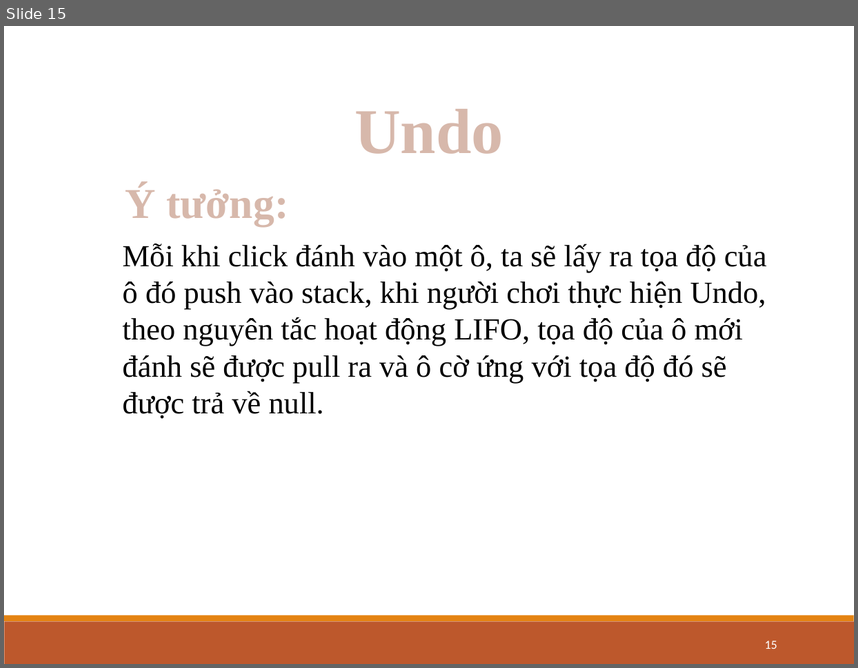
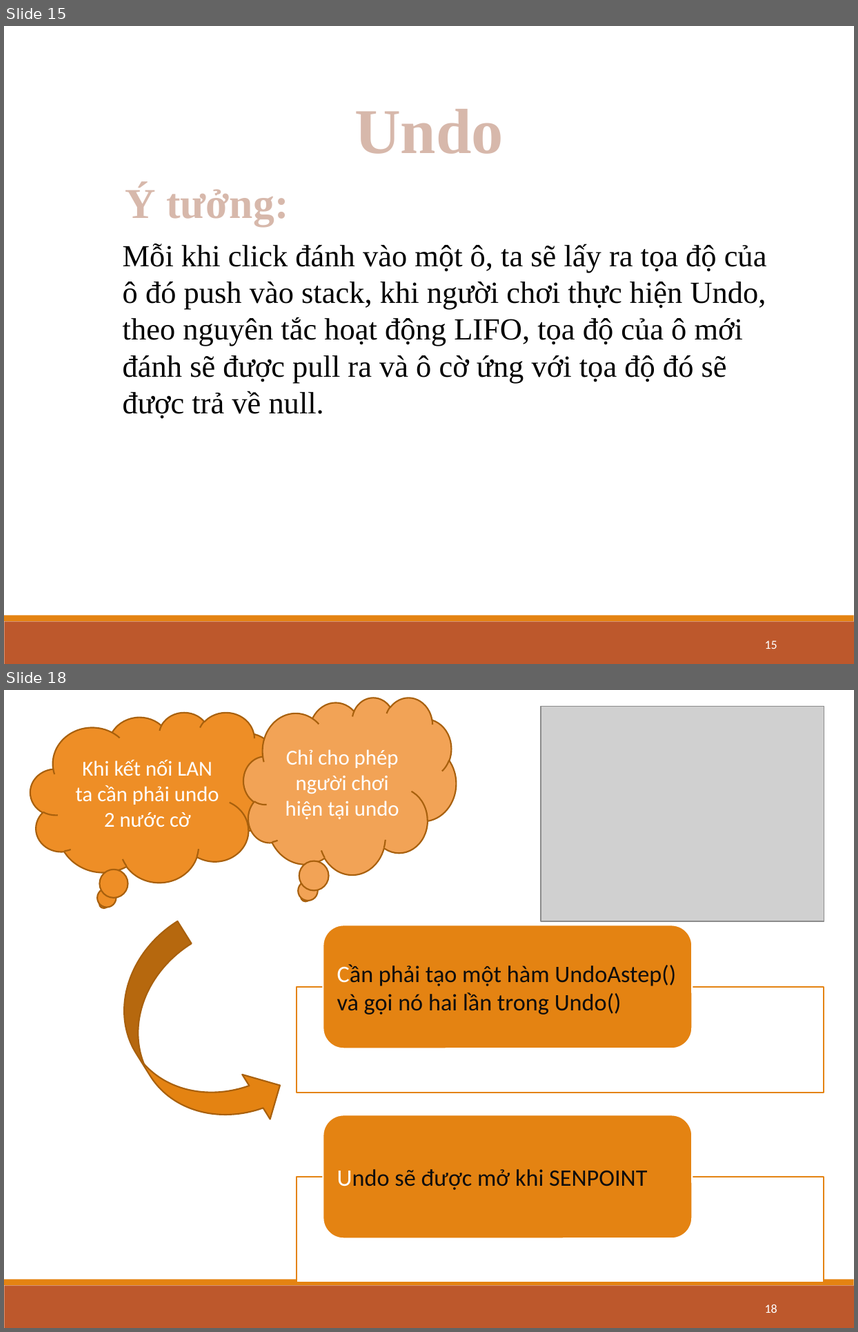
Before and after one commit to DIEMVO/doan1, a slide deck: Báo cáo Đồ án 1 - Game Caro (LAN).pptx. Shown one above the other, each under a label of ours: slide 15 before the commit, slides 15 and 18 after it; the slides between them are not shown. The pictures are 858x668 and 858x1332 pixels, drawn with LibreOffice and Linux fonts; fonts in the diff are those of the drawing; grey boxes stand for pictures. Boxes give left, top, right and bottom in pixels: in the first picture for what was removed or moved away, otherwise in the second. Text is boxed around its words. In the diff, an @@ line names an element or a change of style, - is before the commit and + after.

```diff
--- a/Báo cáo Đồ án 1 - Game Caro (LAN).pptx
+++ b/Báo cáo Đồ án 1 - Game Caro (LAN).pptx
@@ slide 18 added at <box>4,690,854,1328</box>, background #FFFFFF; not listed: 2 template elements that a slide beside it also shows @@
@@ thought cloud added at <box>243,698,456,874</box>, fill #F2A356, outline #A9610D 1.25 pt, 18 pt, text #FFFFFF @@
+Chỉ cho phép người chơi hiện tại undo
@@ picture added at <box>540,706,824,921</box> @@
@@ thought cloud added at <box>30,712,282,882</box>, fill #EE8E26, outline #A9610D 1.25 pt, 18 pt, text #FFFFFF @@
+Khi kết nối LAN ta cần phải undo 2 nước cờ
@@ curved right arrow added at <box>88,921,294,1163</box>, fill #E48312, outline #A9610D 1.25 pt @@
@@ group added at <box>297,925,824,1281</box>: 2 rectangles, 2 rounded rectangles, 2 texts @@
+Cần phải tạo một hàm UndoAstep() và gọi nó hai lần trong Undo()
+Undo sẽ được mở khi SENPOINT
@@ page number added at <box>765,1304,777,1312</box>, 10.5 pt, text #FFFFFF @@
+18
```
Also in this commit, not shown: 4 slides changed.
